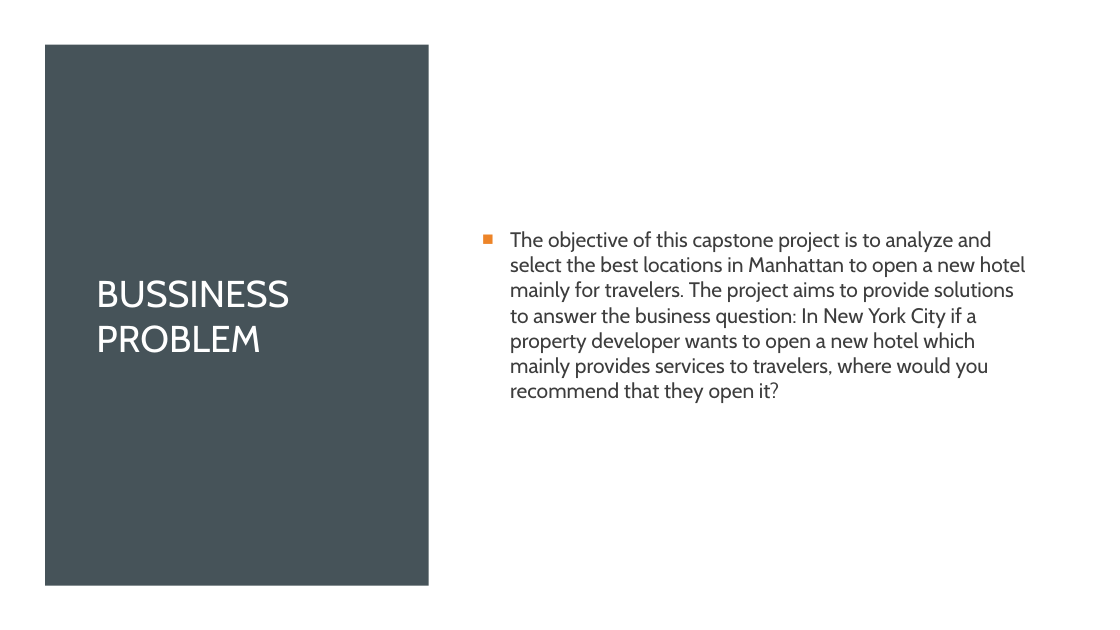
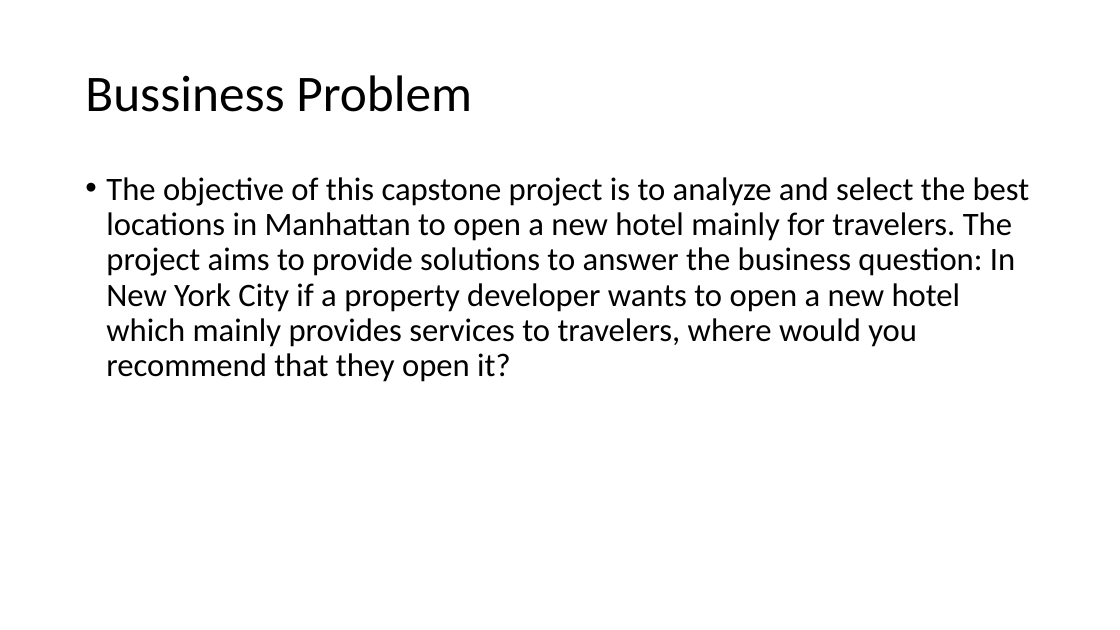
Before and after one commit to Hughli3/Coursera_Capstone, a slide deck: slide 4 of Week4 & 5/Final ppt.pptx (slide 7 before the commit). Drawn at 1120x630 pixels with LibreOffice and Linux fonts; fonts in the diff are those of the drawing. Boxes give left, top, right and bottom in pixels: in the first picture for what was removed or moved away, otherwise in the second. Text is boxed around its words. In the diff, an @@ line names an element or a change of style, - is before the commit and + after.

```diff
--- a/Week4 & 5/Final ppt.pptx
+++ b/Week4 & 5/Final ppt.pptx
@@ rectangle removed at bbox=[0, 0, 1120, 630] @@
@@ rectangle removed at bbox=[45, 45, 429, 586] @@
@@ title at bbox=[85, 75, 472, 112]: text changed; size 32 to 44 pt; font Cabin to Calibri; text colour #FFFFFF to #000000 @@
-BUSSINESS PROBLEM
+Bussiness Problem
@@ text "The objective of this capstone ...": place and size @@
-text "The objective of this capstone ..." at bbox=[510, 231, 1025, 403]
+text "The objective of this capstone ..." at bbox=[106, 177, 1030, 382]
@@ text "The objective of this capstone ..." at bbox=[106, 177, 1030, 382]: size 18 to 28 pt, font Cabin to Calibri, text colour #3D3D3D to #000000; bullet ■ to •; line spacing 1 to 0.9; vertical alignment middle to top @@
```
Also in this commit, not shown: 8 other slides changed, 4 slides added, 5 slides removed, 1 other file.
